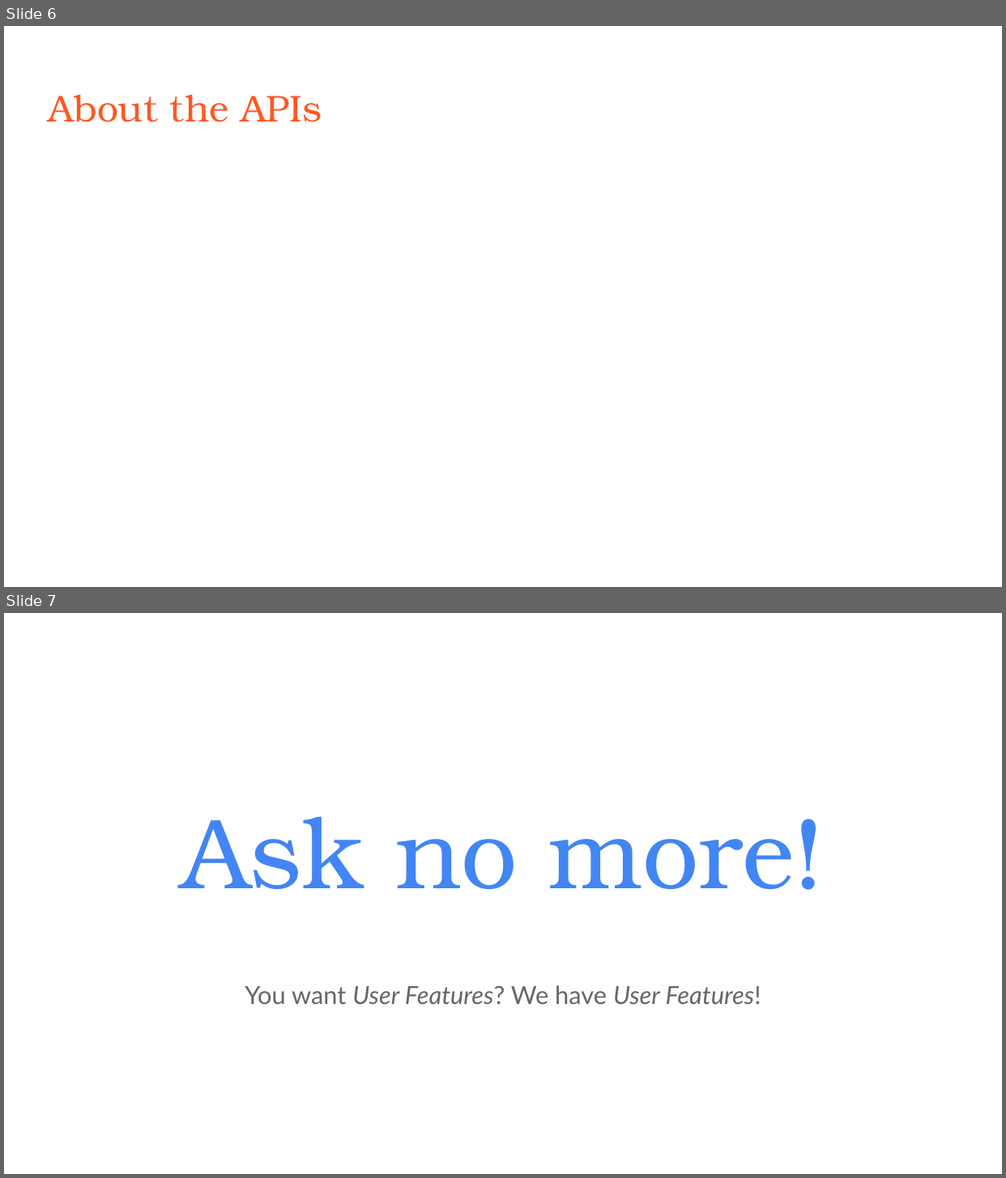
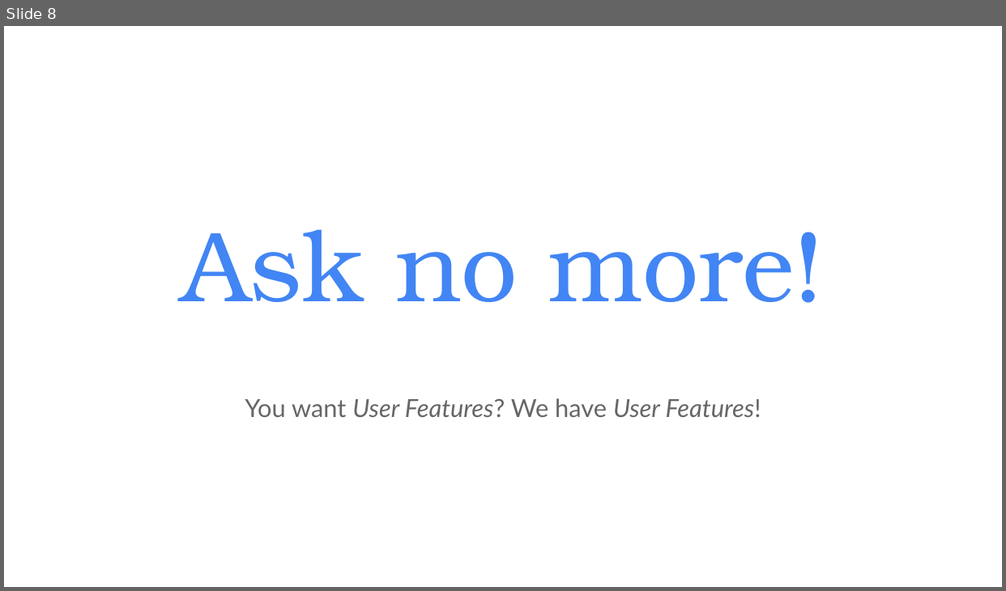
Before and after one commit to aliswh/lastfm, a slide deck: presentazione.pptx. Shown one above the other, each under a label of ours: slides 6 and 7 before the commit, slide 8 after it. The pictures are 1006x1178 and 1006x591 pixels, drawn with LibreOffice and Linux fonts; fonts in the diff are those of the drawing. Boxes give left, top, right and bottom in pixels: in the first picture for what was removed or moved away, otherwise in the second. Text is boxed around its words. In the diff, an @@ line names an element or a change of style, - is before the commit and + after.

```diff
--- a/presentazione.pptx
+++ b/presentazione.pptx
@@ slide 6 removed at box(4, 26, 1002, 587), background #FFFFFF @@
@@ title removed at box(48, 95, 322, 122) @@
-About the APIs
@@ what was slide 7 is now slide 8 @@
```
Also in this commit, not shown: 5 slides changed, 7 slides added, 4 other slides removed, 2 other files.
